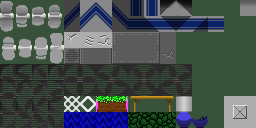
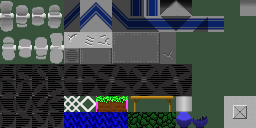
Layered file, before and after one edit (w=256, h=128). Changes by layer:
painted on "Background" over [0, 65, 192, 128]
